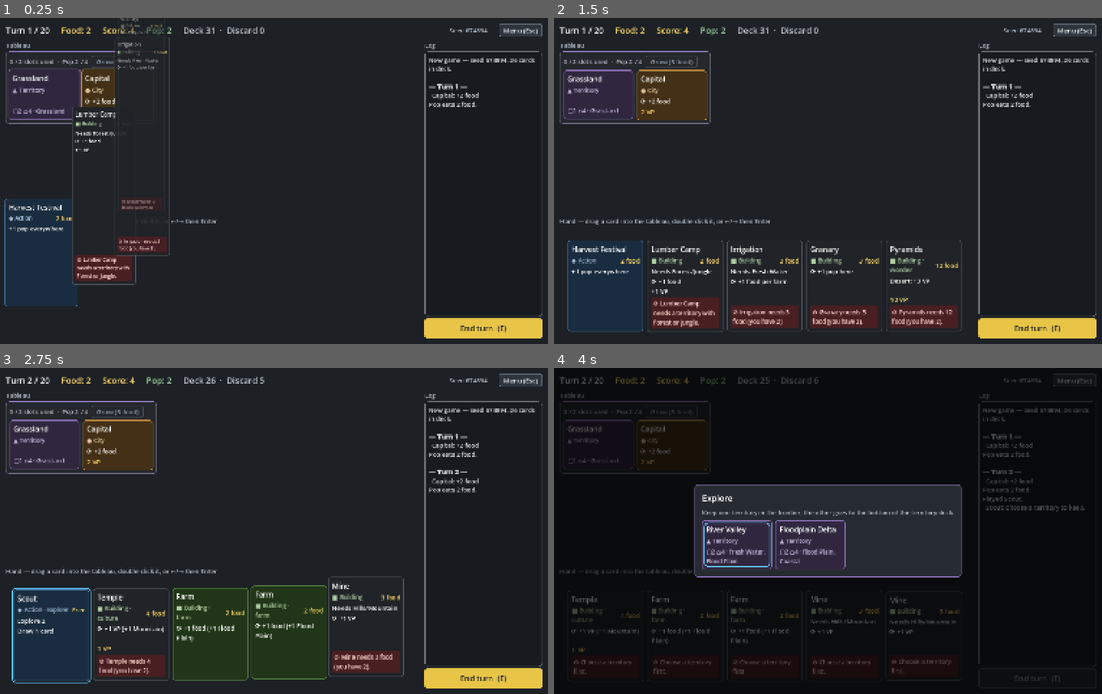
Above: before the commit, frames 1-4 (two rows, left to right).
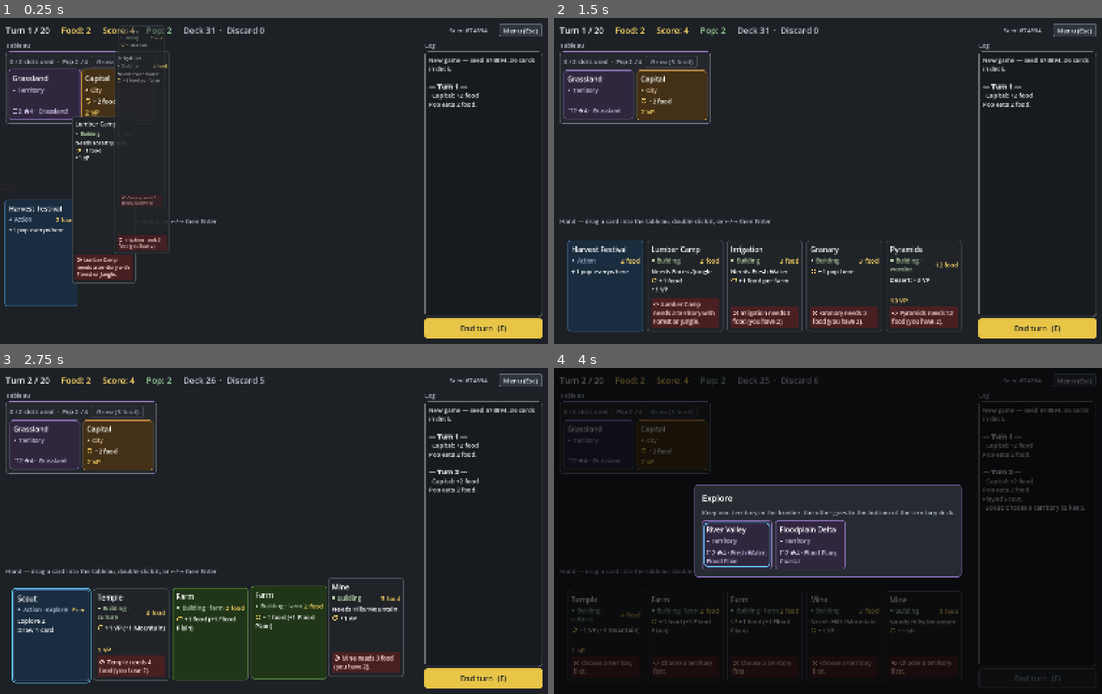
Above: after the commit, the same moments.

Repository: r888888888/4x-card-game
Game: Godot game, scene res://ui/main.tscn
The game is run twice, just before and just after one commit, with the same random seed, the same clock (stepped at 60 frames per second) and the same inputs.
Inputs (mouse positions are in pixels of both pictures, inside the frame that each line leads up to):
- Up to frame 1 (0.25 s): no input
- Up to frame 2 (1.5 s): tap Enter (ui_accept) at 0.5 s; drag from (597, 96) to (882, 109) at 0.52 s; drag from (674, 96) to (800, 246) at 1.27 s
- Up to frame 3 (2.75 s): move the mouse to (49, 635) at 2.02 s; hold Right (ui_right) from 2.03 s (still down); tap E at 2.1 s; click (49, 635) at 2.17 s
- Up to frame 4 (4 s): release Right (ui_right) at 2.75 s; drag from (603, 635) to (663, 482) at 2.77 s; drag from (608, 635) to (855, 531) at 3.52 s

The runs differ from the first frame. In frame 1, 2.2% of the frame differs, in the area x 0-31%, y 0-89%; in frame 2, 1.6%; in frame 3, 2.3%, in the area x 2-74%, y 21-97%; in frame 4, 1.4%.

Commit message:
020: icon images replace the text glyphs in cards and the log
Co-Authored-By: Claude Opus 5.5 <noreply@anthropic.com>

Diff:
--- /dev/null
+++ b/assets/icons/action.svg
@@ -0,0 +1 @@
+<svg xmlns="http://www.w3.org/2000/svg" viewBox="0 0 24 24" fill="white"><path d="M12 2 22 12 12 22 2 12z"/></svg>
--- /dev/null
+++ b/assets/icons/blocked.svg
@@ -0,0 +1 @@
+<svg xmlns="http://www.w3.org/2000/svg" viewBox="0 0 24 24" fill="none" stroke="white" stroke-width="2.6" stroke-linecap="round"><circle cx="12" cy="12" r="8.5"/><path d="M6 18 18 6"/></svg>
--- /dev/null
+++ b/assets/icons/building.svg
@@ -0,0 +1 @@
+<svg xmlns="http://www.w3.org/2000/svg" viewBox="0 0 24 24" fill="white"><rect x="4" y="4" width="16" height="16" rx="1.5"/></svg>
--- /dev/null
+++ b/assets/icons/city.svg
@@ -0,0 +1 @@
+<svg xmlns="http://www.w3.org/2000/svg" viewBox="0 0 24 24" fill="white"><circle cx="12" cy="12" r="8.5"/></svg>
--- /dev/null
+++ b/assets/icons/housing.svg
@@ -0,0 +1 @@
+<svg xmlns="http://www.w3.org/2000/svg" viewBox="0 0 24 24" fill="white"><path d="M12 2.5 1.5 11.5h3V21.5h5.5v-6h4v6h5.5V11.5h3z"/></svg>
--- /dev/null
+++ b/assets/icons/slot.svg
@@ -0,0 +1 @@
+<svg xmlns="http://www.w3.org/2000/svg" viewBox="0 0 24 24" fill="none" stroke="white" stroke-width="2.6" stroke-linejoin="round"><rect x="3.5" y="3.5" width="17" height="17" rx="3"/></svg>
--- /dev/null
+++ b/assets/icons/territory.svg
@@ -0,0 +1 @@
+<svg xmlns="http://www.w3.org/2000/svg" viewBox="0 0 24 24" fill="white"><path d="M12 3 22 20.5H2z"/></svg>
--- /dev/null
+++ b/assets/icons/upkeep.svg
@@ -0,0 +1 @@
+<svg xmlns="http://www.w3.org/2000/svg" viewBox="0 0 24 24" fill="none" stroke="white" stroke-width="2.6" stroke-linecap="round" stroke-linejoin="round"><path d="M20 12a8 8 0 1 1-2.34-5.66"/><path d="M20 3v5h-5"/></svg>
--- a/ui/card_view.gd
+++ b/ui/card_view.gd
@@ -20,7 +20,7 @@
 const HAND_SIZE := Vector2(232, 280)
 const TABLEAU_SIZE := Vector2(215, 150)
 const COMPACT_SIZE := Vector2(215, 90)  # a frontier territory: name and info only
-# A shape per type, so types can be told apart without colour.
+# A shape per type, so types can be told apart without colour. Drawn as icons (see Icons).
 const TYPE_MARKS := {
 	"action": "◆",
 	"building": "■",
@@ -110,7 +110,7 @@
 	var shown_tags := def.tags.filter(func(t): return t != def.type)
 	if not shown_tags.is_empty():
 		subtitle += " · " + ", ".join(PackedStringArray(shown_tags))
-	var subtitle_label := _label(subtitle, 18, _color.lightened(0.5))
+	var subtitle_label := _rich_label(subtitle, 18, _color.lightened(0.5))
 	subtitle_label.size_flags_horizontal = Control.SIZE_EXPAND_FILL
 	type_row.add_child(subtitle_label)
 	if in_hand:
@@ -126,7 +126,7 @@
 	_rules_tip = def.rules_tooltip(card_db)
 	var rules_text := "" if compact else def.rules_text(card_db)
 	if rules_text != "":  # territories have none; an empty label would still take a line
-		var rules := _label(rules_text, 19)
+		var rules := _rich_label(rules_text, 19)
 		rules.size_flags_vertical = Control.SIZE_EXPAND_FILL
 		_box.add_child(rules)
 
@@ -135,7 +135,7 @@
 		var names := def.keywords.map(func(k): return k.capitalize())
 		if not names.is_empty():
 			info += " · " + ", ".join(PackedStringArray(names))
-		var info_label := _label(info, 18, _color.lightened(0.5))
+		var info_label := _rich_label(info, 18, _color.lightened(0.5))
 		info_label.size_flags_vertical = Control.SIZE_EXPAND_FILL  # sits at the bottom of the card
 		info_label.vertical_alignment = VERTICAL_ALIGNMENT_BOTTOM
 		_box.add_child(info_label)
@@ -225,9 +225,9 @@
 			style.set_corner_radius_all(4)
 			style.set_content_margin_all(6)
 			strip.add_theme_stylebox_override("panel", style)
-			strip.add_child(_label("", 18, STRIP_TEXT))
+			strip.add_child(_rich_label("", 18, STRIP_TEXT))
 			_box.add_child(strip)
-		(strip.get_child(0) as Label).text = reason
+		Icons.fill(strip.get_child(0) as RichTextLabel, reason, 18, STRIP_TEXT)
 	_update_border()
 
 
@@ -547,3 +547,18 @@
 	label.add_theme_color_override("font_color", color)
 	label.mouse_filter = Control.MOUSE_FILTER_IGNORE
 	return label
+
+
+## A card label for text that can hold glyphs (see Icons), which it draws as icons. Like _label it
+## wraps and never takes mouse input. One line is exactly as tall as a Label's; wrapped lines sit 3px
+## closer (a RichTextLabel adds its line_separation after the last line too, so it can't match both).
+static func _rich_label(text: String, font_size: int, color := Color.WHITE) -> RichTextLabel:
+	var label := RichTextLabel.new()
+	label.fit_content = true
+	label.scroll_active = false
+	label.autowrap_mode = TextServer.AUTOWRAP_WORD_SMART
+	label.add_theme_font_size_override("normal_font_size", font_size)
+	label.add_theme_color_override("default_color", color)
+	label.mouse_filter = Control.MOUSE_FILTER_IGNORE
+	Icons.fill(label, text, font_size, color)
+	return label
--- /dev/null
+++ b/ui/icons.gd
@@ -0,0 +1,46 @@
+class_name Icons
+extends RefCounted
+## Swaps the text glyphs the game uses (the engine's "⟳", the UI's type marks and so on) for icon
+## images, in card labels and in the log. Icons are white SVGs in assets/icons/, tinted here.
+
+## Glyph -> [texture, tint, scale]. A null tint means the icon takes the colour of the text around
+## it. scale is the icon's height as a fraction of the font size (the type marks sit small, like the
+## glyphs they replace, so the type line still fits beside the cost).
+const GLYPHS := {
+	"⟳": [preload("res://assets/icons/upkeep.svg"), Color("ffd966"), 1.0],
+	"▢": [preload("res://assets/icons/slot.svg"), null, 1.0],
+	"⌂": [preload("res://assets/icons/housing.svg"), null, 1.0],
+	"◆": [preload("res://assets/icons/action.svg"), null, 0.6],
+	"■": [preload("res://assets/icons/building.svg"), null, 0.6],
+	"●": [preload("res://assets/icons/city.svg"), null, 0.6],
+	"▲": [preload("res://assets/icons/territory.svg"), null, 0.6],
+	"⊘": [preload("res://assets/icons/blocked.svg"), null, 1.0],
+}
+
+
+## Replaces label's content with text, drawing each known glyph as an icon sized to font_size.
+## Uses add_text, never BBCode, so card names can't be read as markup.
+static func fill(label: RichTextLabel, text: String, font_size: int, color: Color) -> void:
+	label.clear()
+	var run := ""
+	for ch in text:
+		if GLYPHS.has(ch):
+			label.add_text(run)
+			run = ""
+			var tint: Variant = GLYPHS[ch][1]
+			var height := roundi(font_size * GLYPHS[ch][2])
+			label.add_image(GLYPHS[ch][0], 0, height, color if tint == null else tint, INLINE_ALIGNMENT_CENTER)
+		else:
+			run += ch
+	label.add_text(run)
+
+
+## text with each known glyph turned into an [img] tag, for BBCode output such as the log.
+static func bbcode(text: String, font_size: int) -> String:
+	for ch in GLYPHS:
+		if ch in text:
+			var tint: Variant = GLYPHS[ch][1]
+			var color := "" if tint == null else " color=#%s" % (tint as Color).to_html(false)
+			var height := roundi(font_size * GLYPHS[ch][2])
+			text = text.replace(ch, "[img height=%d valign=center%s]%s[/img]" % [height, color, GLYPHS[ch][0].resource_path])
+	return text
--- a/ui/main.gd
+++ b/ui/main.gd
@@ -830,6 +830,7 @@
 
 
 func _append_log(message: String) -> void:
+	message = Icons.bbcode(message, 19)  # the log's font size
 	if message.begins_with("—"):
 		_log.append_text("\n[b]%s[/b]\n" % message)
 	elif message.begins_with("Game over"):
Not shown, added: ui/icons.gd.uid
Not shown, changed: PLAN.md
Not shown, added: docs/backlog/020-icon-images.md
